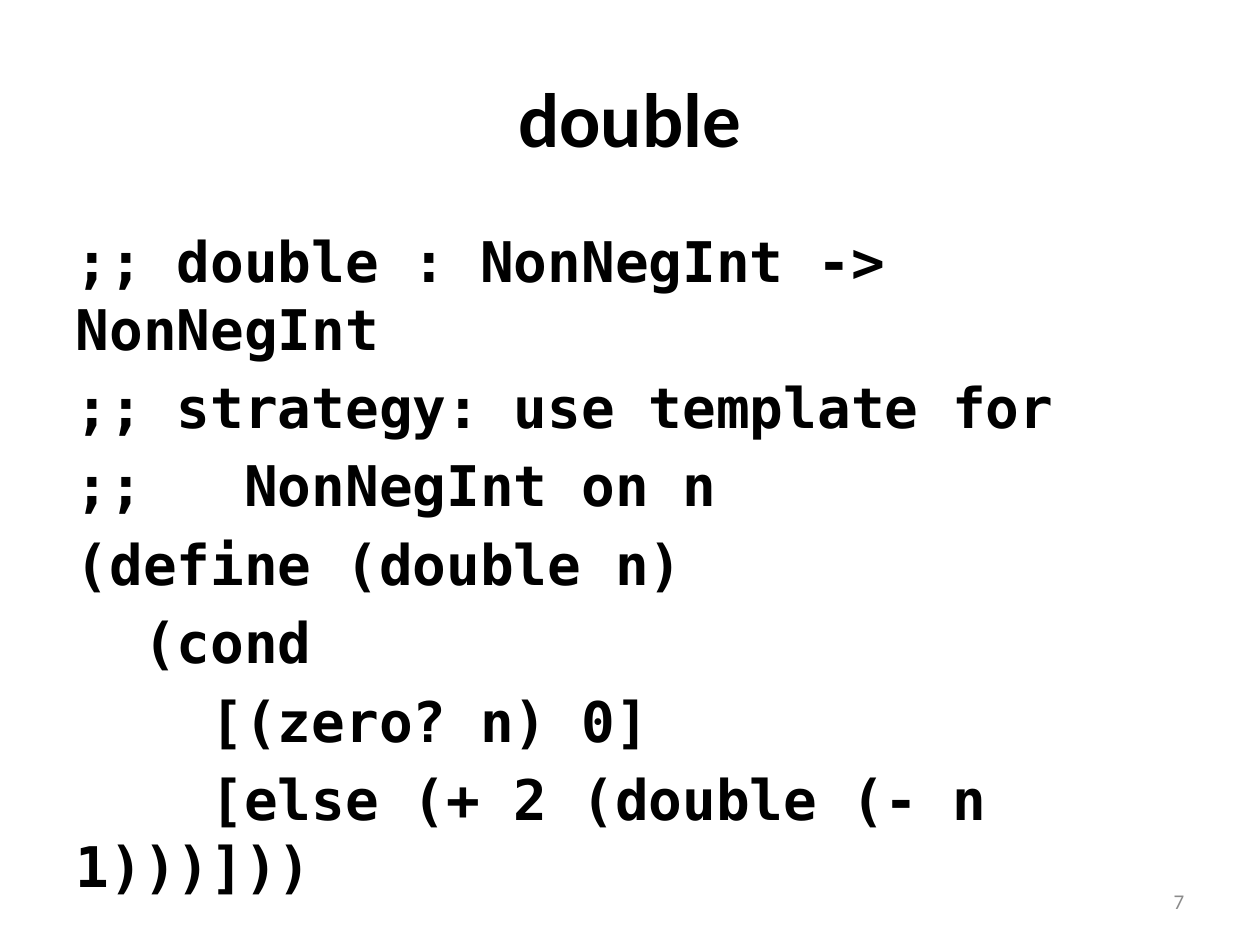
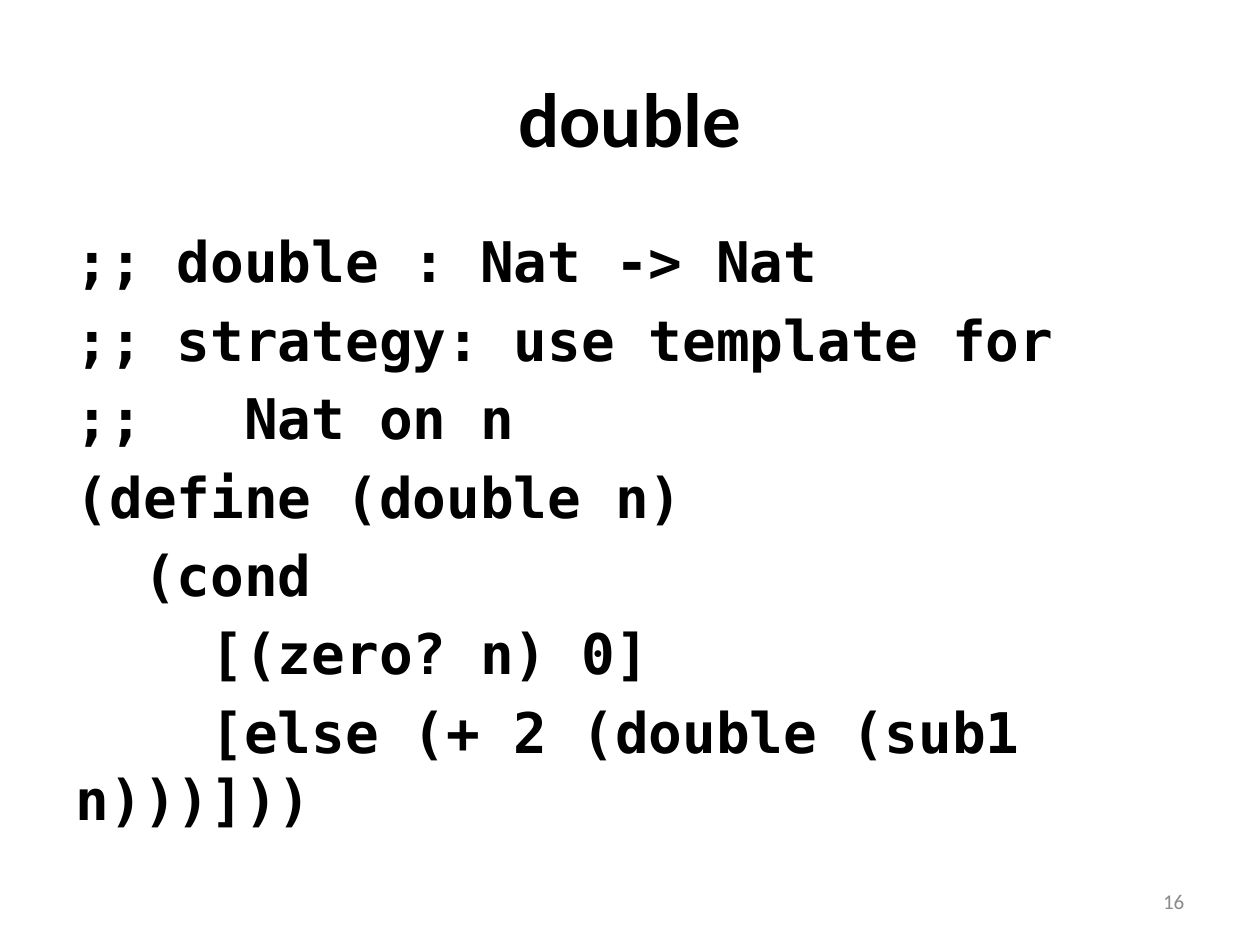
Before and after one commit to mwand/cs5010f16, a slide deck: slide 16 of Slides/Lesson 4.4 More Recursive Data Types.pptx (slide 7 before the commit). Drawn at 1260x945 pixels with LibreOffice and Linux fonts; fonts in the diff are those of the drawing. Boxes give left, top, right and bottom in pixels: in the first picture for what was removed or moved away, otherwise in the second. Text is boxed around its words. In the diff, an @@ line names an element or a change of style, - is before the commit and + after.

```diff
--- a/Slides/Lesson 4.4 More Recursive Data Types.pptx
+++ b/Slides/Lesson 4.4 More Recursive Data Types.pptx
@@ text at [177,239,817,283]: text changed @@
-;; double : NonNegInt -> NonNegInt
+;; double : Nat -> Nat
@@ text at [244,398,514,440]: text changed @@
-;; NonNegInt on n
+;; Nat on n
@@ text at [76,710,1020,828]: text changed @@
-[else (+ 2 (double (- n 1)))]))
+[else (+ 2 (double (sub1 n)))]))
@@ page number at [1163,895,1184,909]: text changed @@
-7
+16
```
Also in this commit, not shown: 8 other slides changed, 9 slides added, 7 slides removed, 4 other files.
